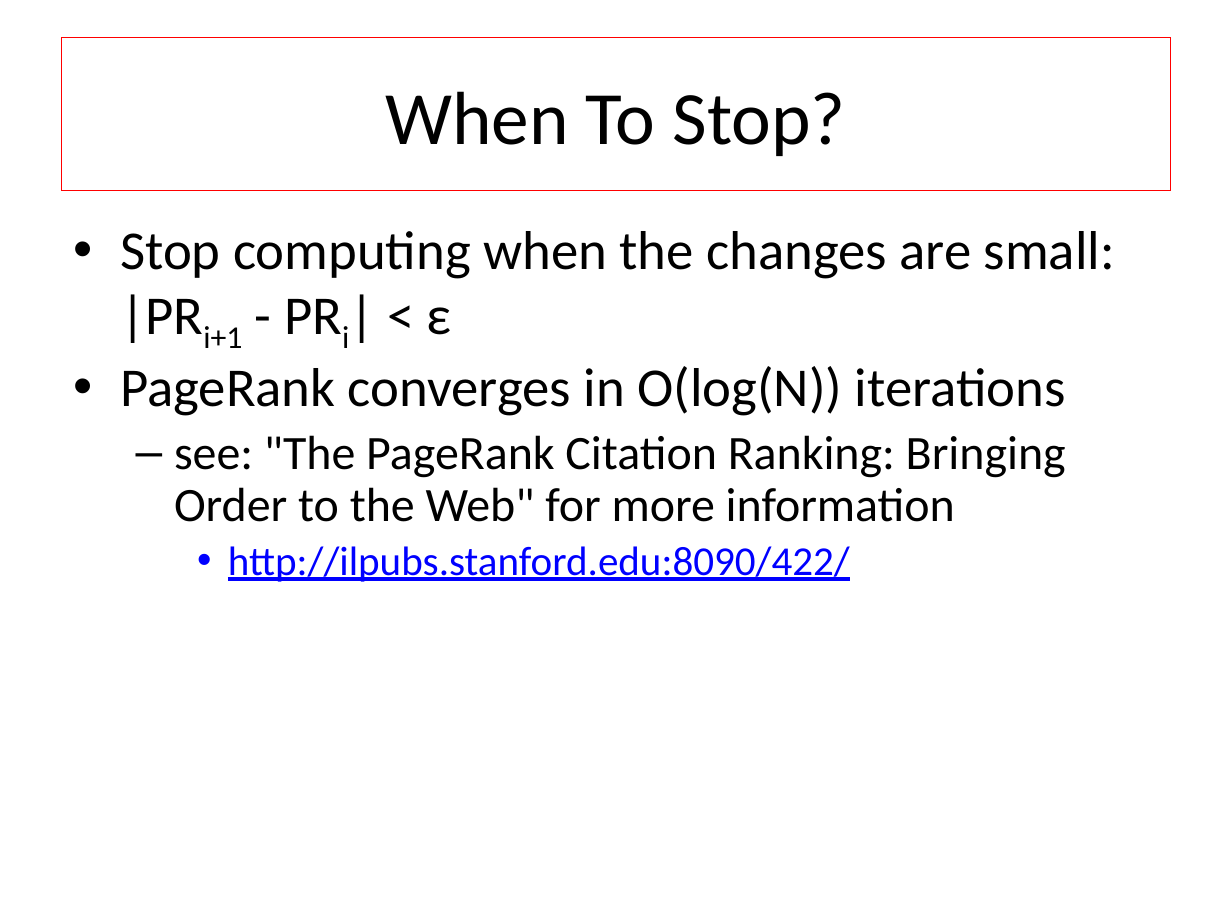
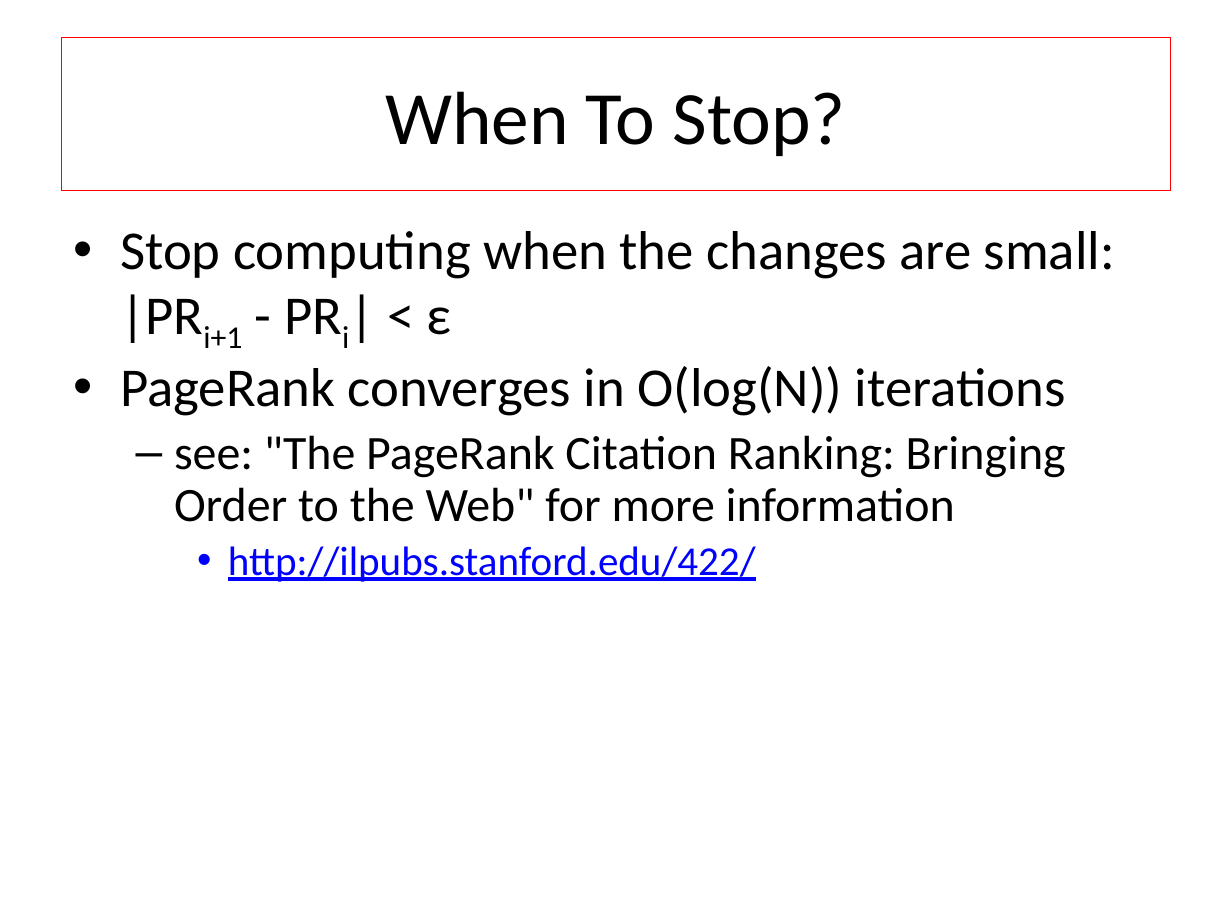
Before and after one commit to phvargas/cs834-f16, a slide deck: slide 66 of slides/chap4-mln.pptx. Drawn at 1232x924 pixels with LibreOffice and Linux fonts; fonts in the diff are those of the drawing. Boxes give left, top, right and bottom in pixels: in the first picture for what was removed or moved away, otherwise in the second. Text is boxed around its words. In the diff, an @@ line names an element or a change of style, - is before the commit and + after.

```diff
--- a/slides/chap4-mln.pptx
+++ b/slides/chap4-mln.pptx
@@ text at <box>228,546,756,582</box>: text changed @@
-    • http://ilpubs.stanford.edu:8090/422/
+    • http://ilpubs.stanford.edu/422/
```
Also in this commit, not shown: 8 other slides changed.
